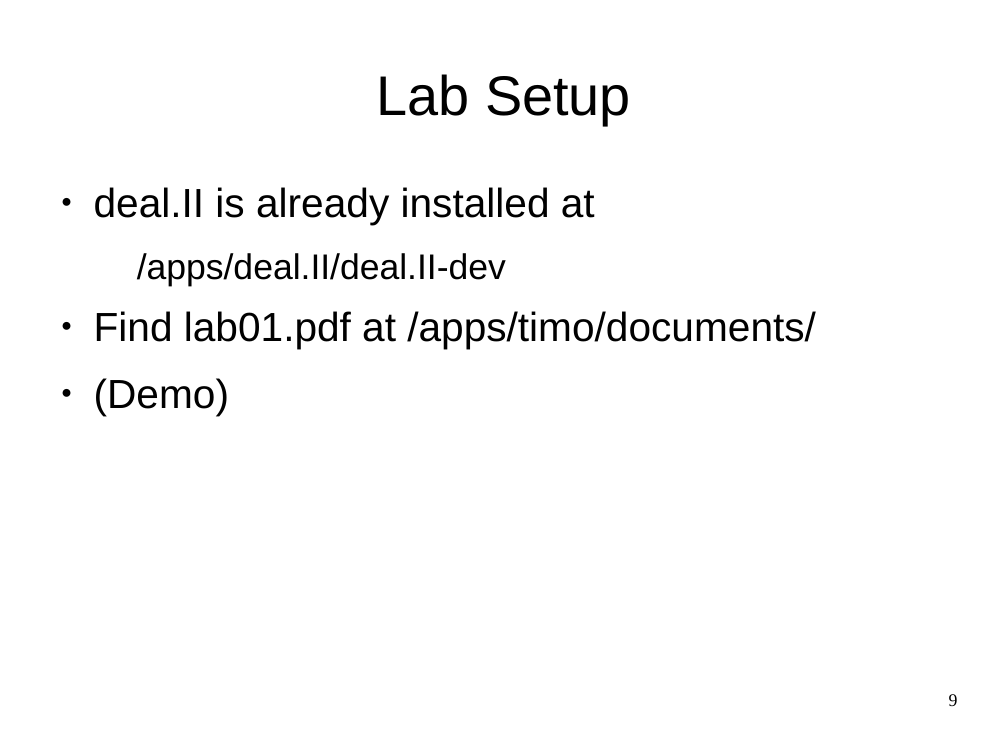
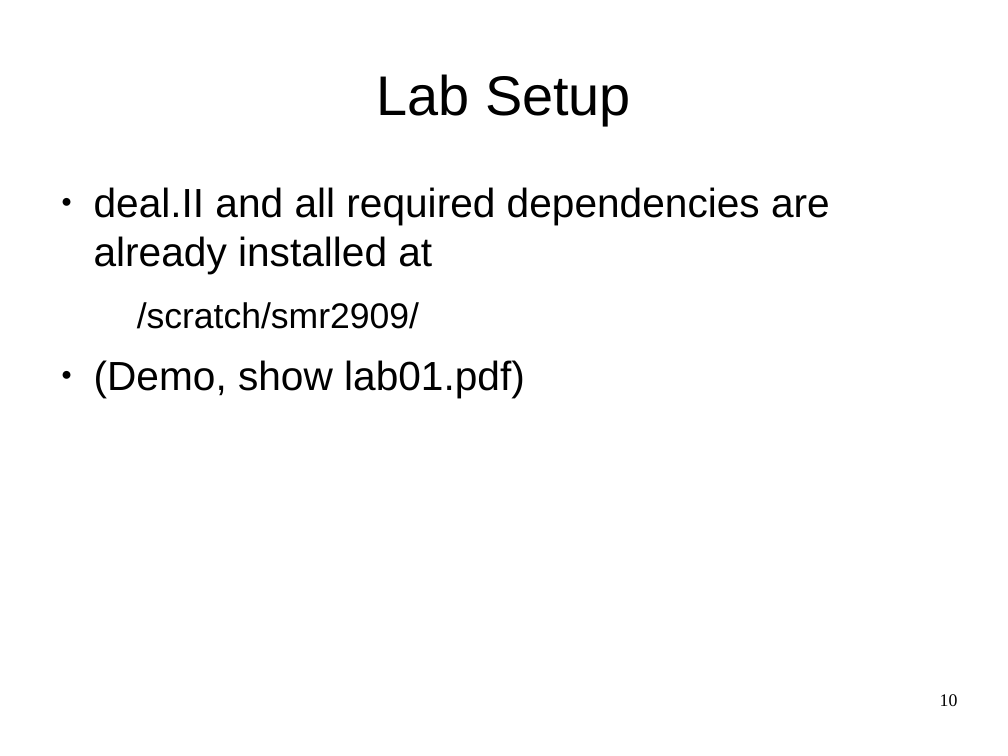
Before and after one commit to ndem0/deal.II-tutorial, a slide deck: slide 10 of slides.odp (slide 9 before the commit). Drawn at 1008x756 pixels with LibreOffice and Linux fonts; fonts in the diff are those of the drawing. Boxes give left, top, right and bottom in pixels: in the first picture for what was removed or moved away, otherwise in the second. Text is boxed around its words. In the diff, an @@ line names an element or a change of style, - is before the commit and + after.

```diff
--- a/slides.odp
+++ b/slides.odp
@@ text at box(94, 187, 830, 397): text changed @@
-● deal.II is already installed at
-  /apps/deal.II/deal.II-dev
-● Find lab01.pdf at /apps/timo/documents/
-● (Demo)
+● deal.II and all required dependencies are already installed at
+  /scratch/smr2909/
+● (Demo, show lab01.pdf)
@@ page number at box(940, 694, 958, 706): text changed @@
-9
+10
```
Also in this commit, not shown: 18 other slides changed, 1 slide added, 1 slide removed.
